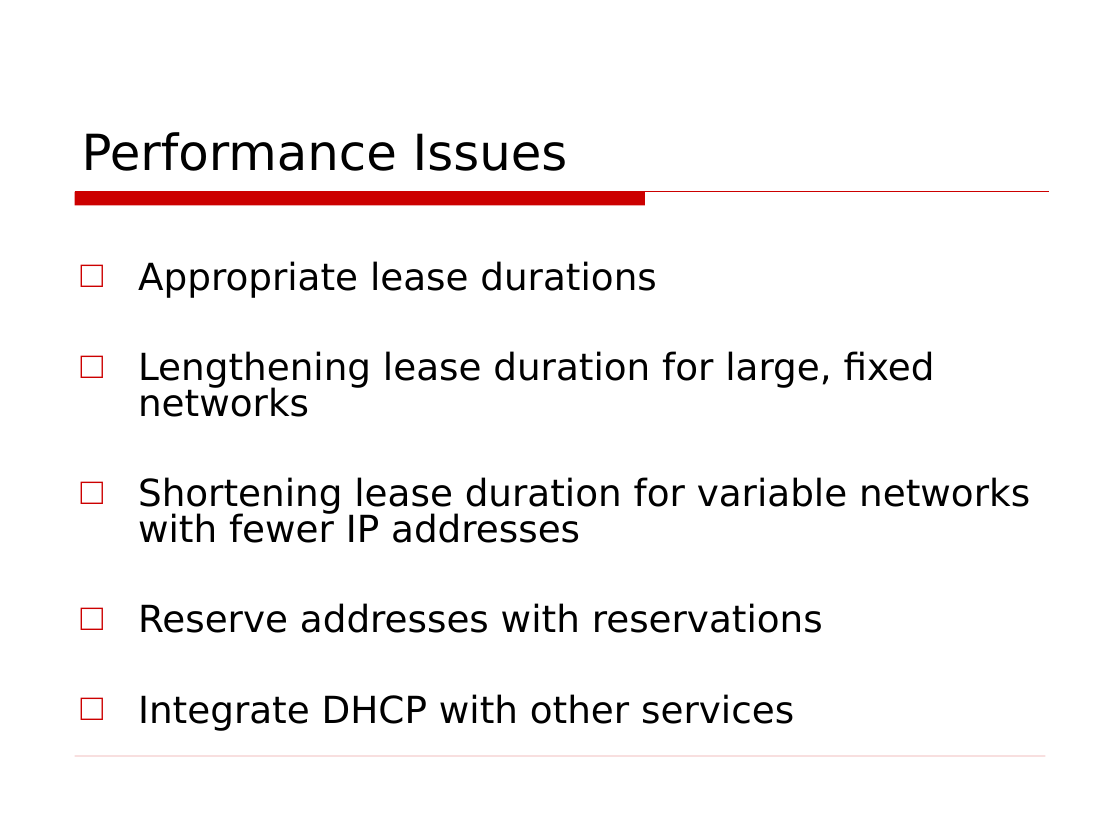
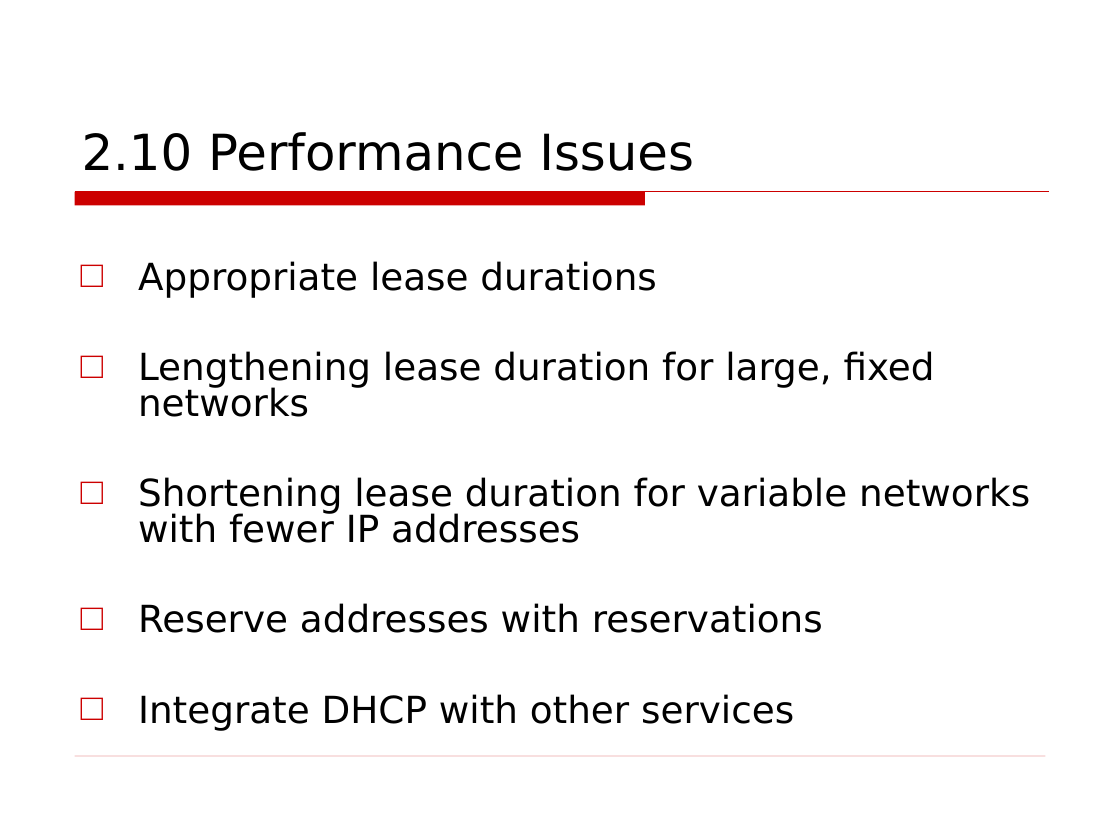
Before and after one commit to huynhlinh112/Test, a slide deck: slide 34 of DHCP.ppt (slide 26 before the commit). Drawn at 1120x840 pixels with LibreOffice and Linux fonts; fonts in the diff are those of the drawing; background and template pictures are left out. Boxes give left, top, right and bottom in pixels: in the first picture for what was removed or moved away, otherwise in the second. Text is boxed around its words. In the diff, an @@ line names an element or a change of style, - is before the commit and + after.

```diff
--- a/DHCP.ppt
+++ b/DHCP.ppt
@@ title at <box>82,132,694,171</box>: text changed @@
-Performance Issues
+2.10 Performance Issues
```
Also in this commit, not shown: 20 other slides changed, 22 slides added, 6 slides removed.
